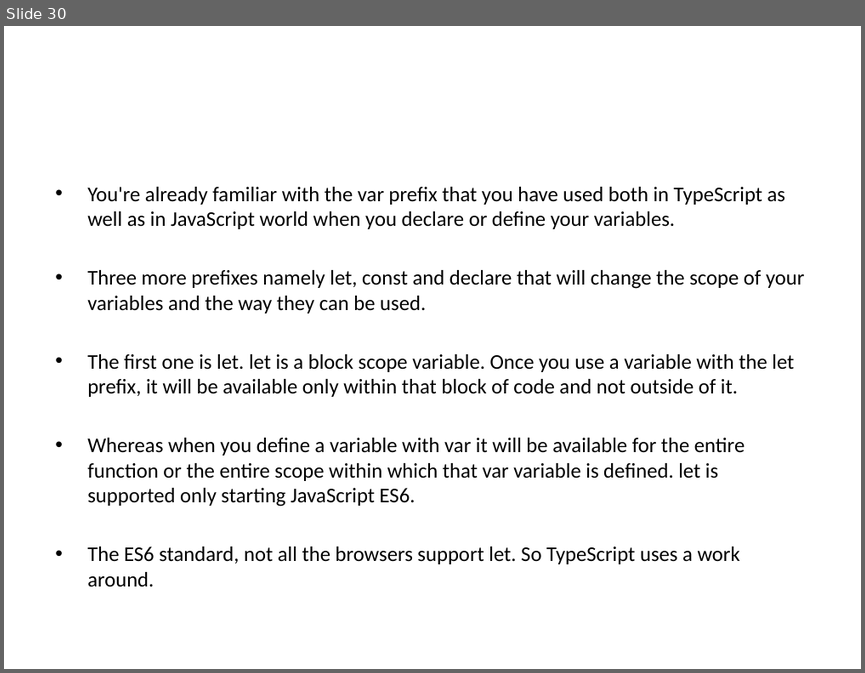
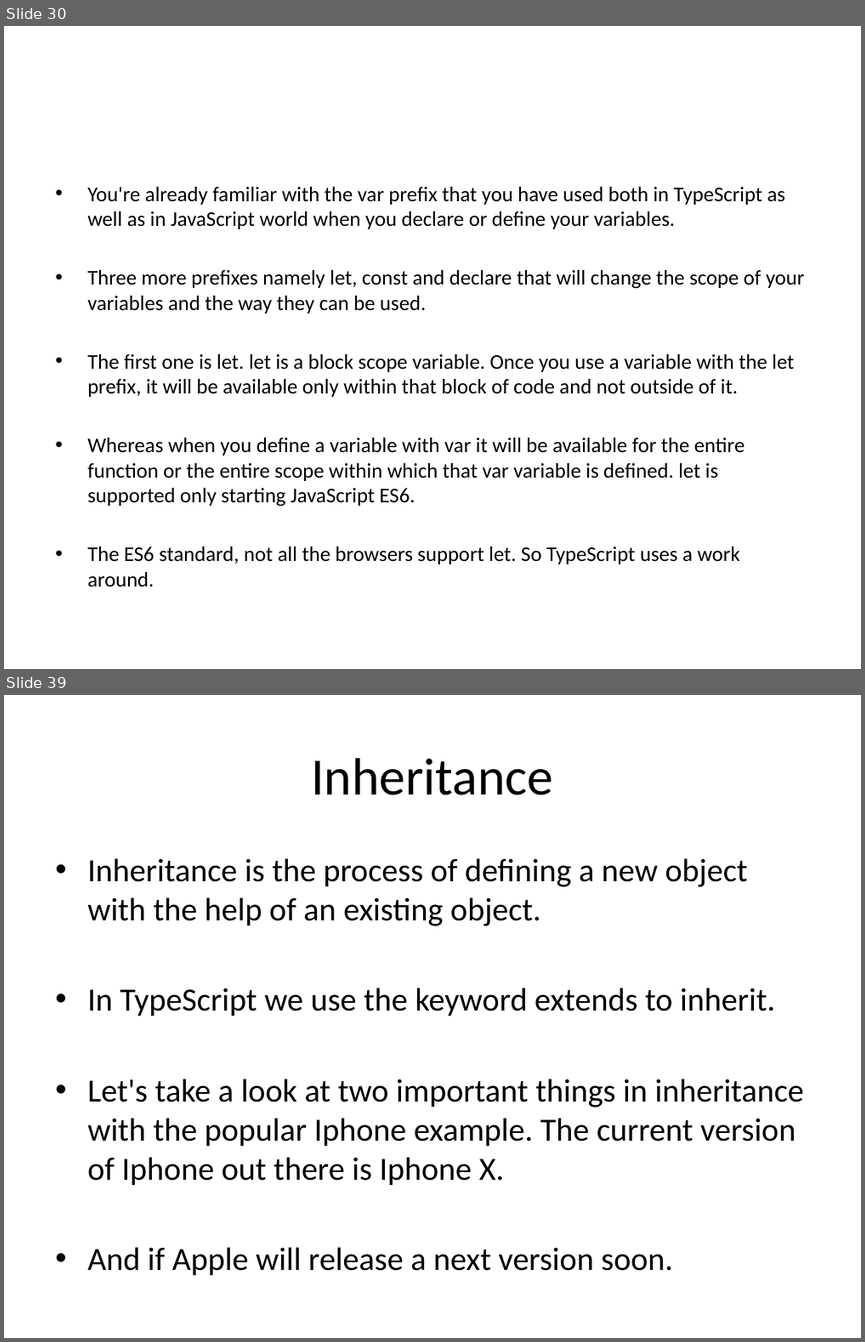
Before and after one commit to rameshcoderepository/typescript, a slide deck: Angular_Presentation.pptx. Shown one above the other, each under a label of ours: slide 30 before the commit, slides 30 and 39 after it; the slides between them are not shown. The pictures are 865x673 and 865x1342 pixels, drawn with LibreOffice and Linux fonts; fonts in the diff are those of the drawing. Boxes give left, top, right and bottom in pixels: in the first picture for what was removed or moved away, otherwise in the second. Text is boxed around its words. In the diff, an @@ line names an element or a change of style, - is before the commit and + after.

Commit message:
modules&Inheritence

```diff
--- a/Angular_Presentation.pptx
+++ b/Angular_Presentation.pptx
@@ slide 39 added at [4, 695, 861, 1338], background #FFFFFF @@
@@ title added at [311, 758, 553, 795], 44 pt, text #000000 @@
+Inheritance
@@ text added at [87, 858, 804, 1275], 27.2 pt, text #000000 @@
+• Inheritance is the process of defining a new object with the help of an existing object.
+• In TypeScript we use the keyword extends to inherit.
+• Let's take a look at two important things in inheritance with the popular Iphone example. The current version of Iphone out there is Iphone X.
+• And if Apple will release a next version soon.
```
Also in this commit, not shown: 24 other slides added, 24 slides removed, 28 other files.
